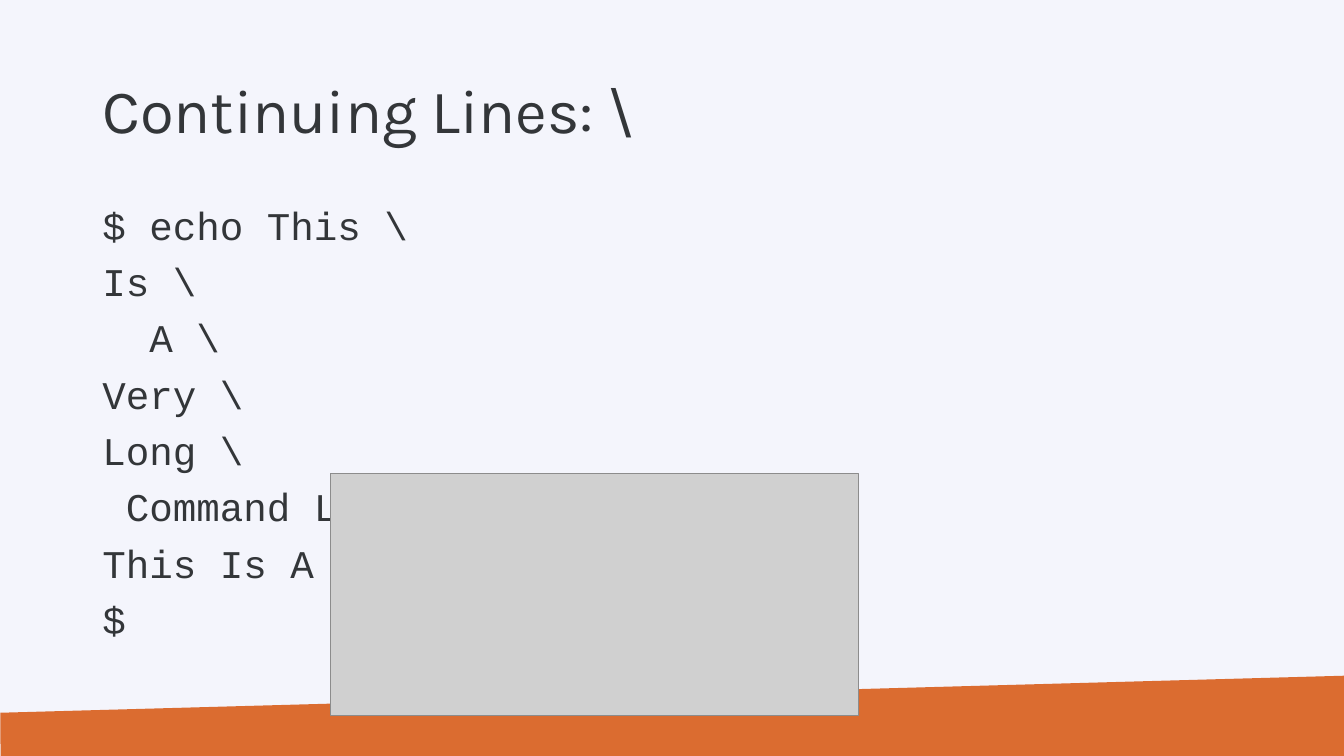
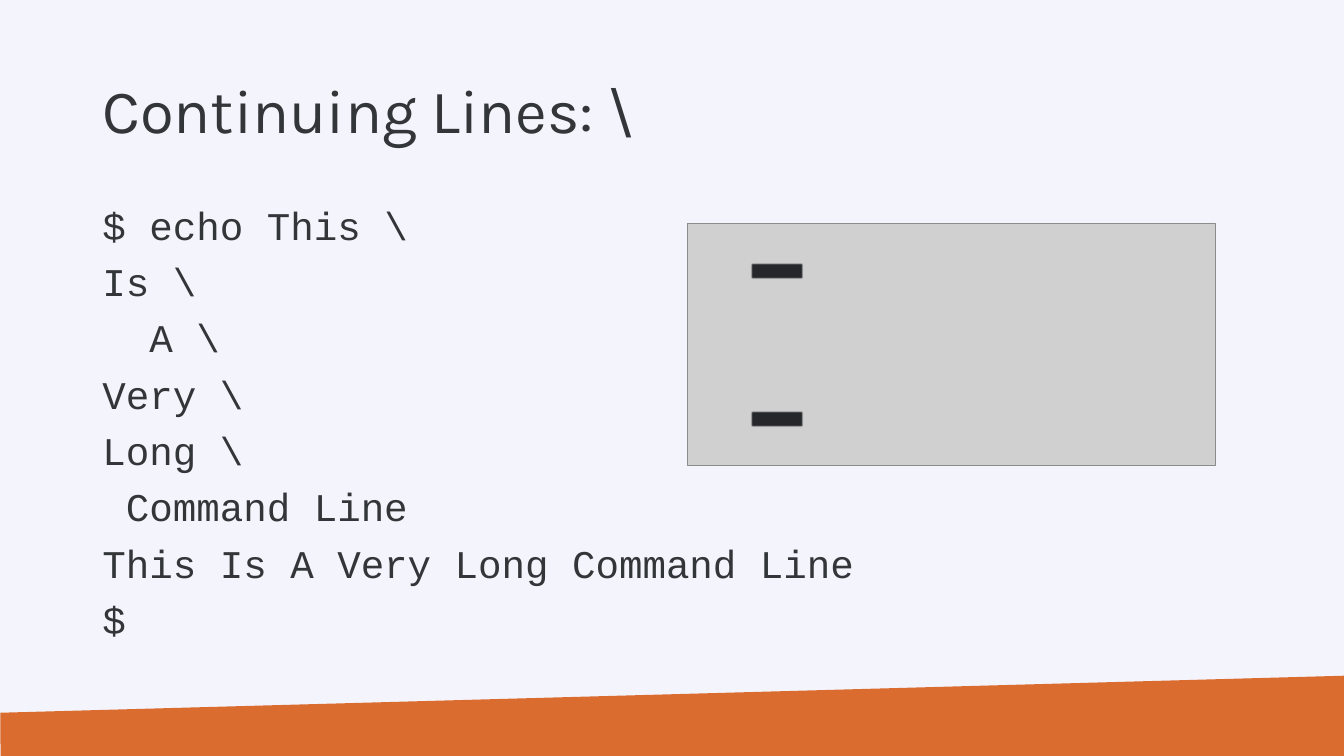
Before and after one commit to hpcleuven/Linux-scripting, a slide deck: slide 149 of Linux-scripting.pptx (slide 151 before the commit). Drawn at 1344x756 pixels with LibreOffice and Linux fonts; fonts in the diff are those of the drawing; grey boxes stand for pictures; background and template pictures are left out. Boxes give left, top, right and bottom in pixels: in the first picture for what was removed or moved away, otherwise in the second. Text is boxed around its words. In the diff, an @@ line names an element or a change of style, - is before the commit and + after.

```diff
--- a/Linux-scripting.pptx
+++ b/Linux-scripting.pptx
@@ picture: place and size @@
-picture at <box>331,473,859,715</box>
+picture at <box>688,224,1216,466</box>
@@ rectangle added at <box>752,263,804,279</box>, fill #26282B, outline #26282B 1 pt @@
@@ rectangle added at <box>752,411,804,427</box>, fill #26282B, outline #26282B 1 pt @@
```
Also in this commit, not shown: 4 other slides changed, 2 slides removed, 1 other file.
